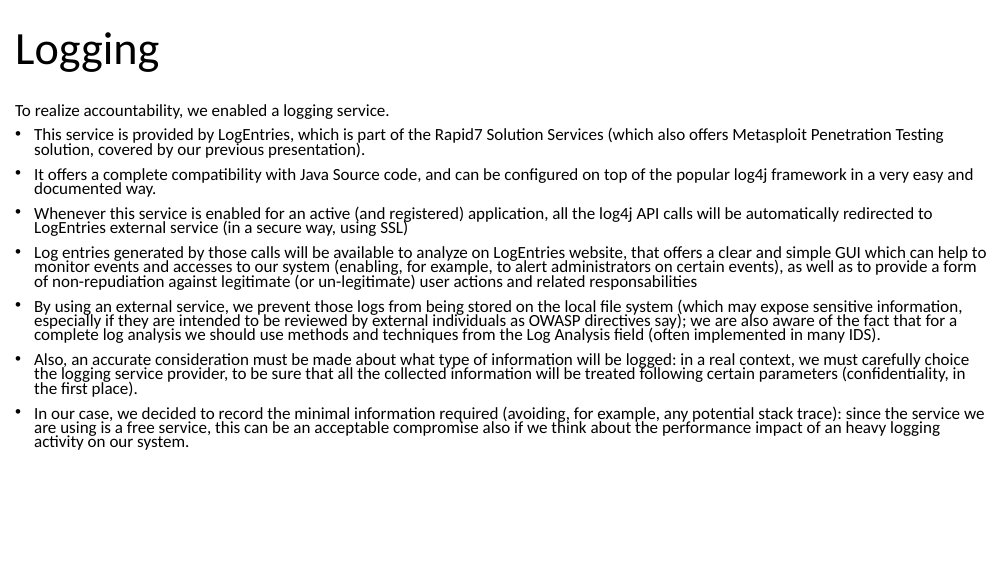
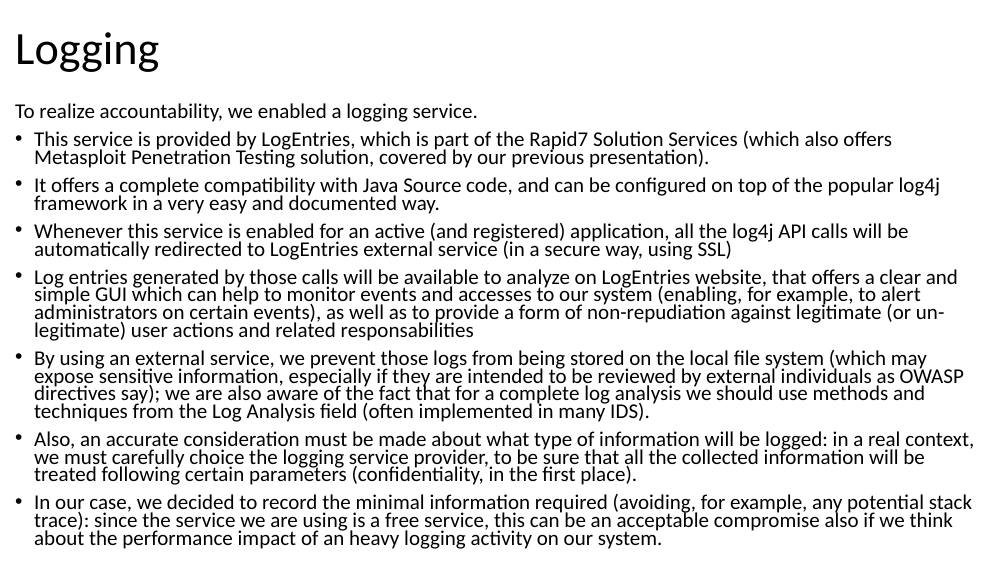
Before and after one commit to fparricelli/Encrypted-data-exchange-between-two-Arduino-boards-using-Symmetric-Encryption, a slide deck: slide 13 of Documentazione e cose così/Slide Aldo.pptx. Drawn at 1008x567 pixels with LibreOffice and Linux fonts; fonts in the diff are those of the drawing. Boxes give left, top, right and bottom in pixels: in the first picture for what was removed or moved away, otherwise in the second. Text is boxed around its words. In the diff, an @@ line names an element or a change of style, - is before the commit and + after.

```diff
--- a/Documentazione e cose così/Slide Aldo.pptx
+++ b/Documentazione e cose così/Slide Aldo.pptx
@@ text "To realize accountability, we enabled ..." at [15,103,974,549]: size 16.2 to 20 pt @@
```
Also in this commit, not shown: 1 slide added.
